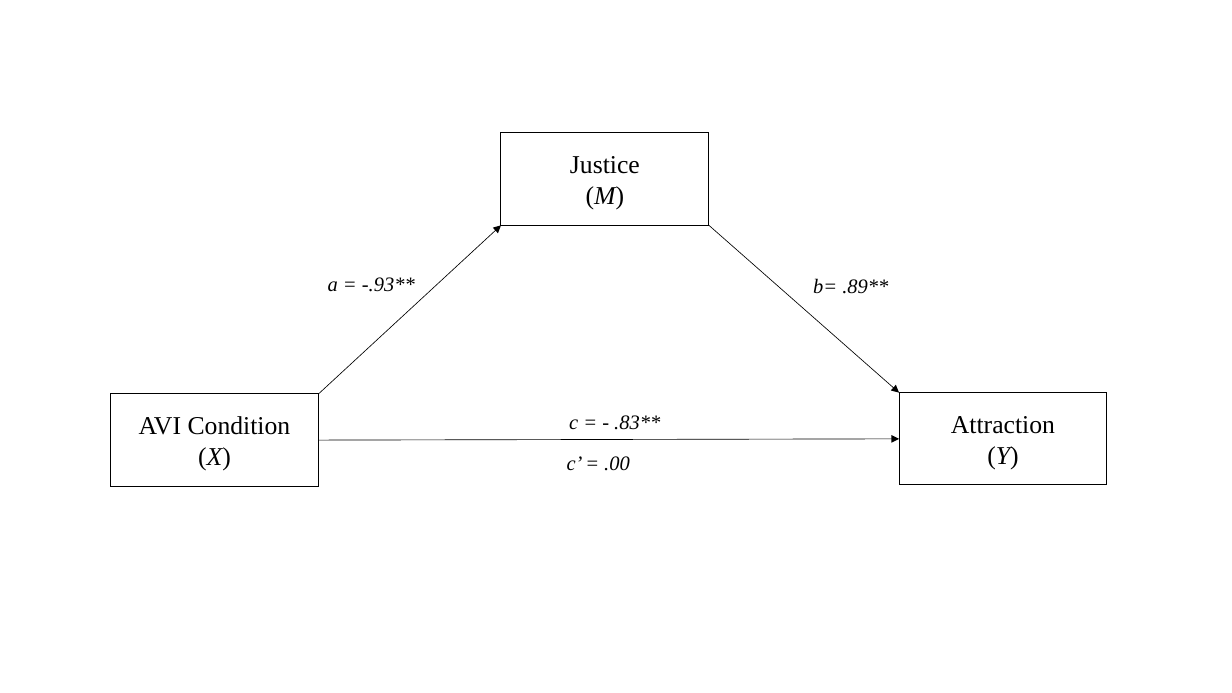
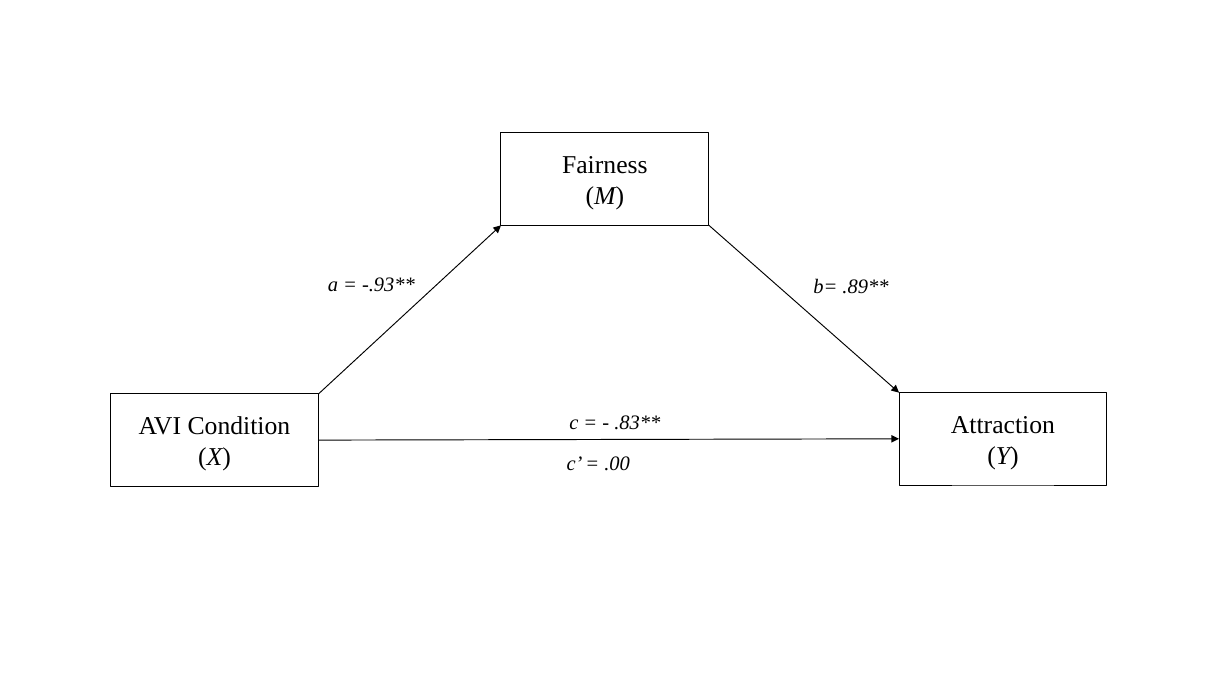
Before and after one commit to cory-moore/AVI_attraction_Rproject, a slide deck: slide 2 of output/mediation.figures.pptx. Drawn at 1232x693 pixels with LibreOffice and Linux fonts; fonts in the diff are those of the drawing. Boxes give left, top, right and bottom in pixels: in the first picture for what was removed or moved away, otherwise in the second. Text is boxed around its words. In the diff, an @@ line names an element or a change of style, - is before the commit and + after.

```diff
--- a/output/mediation.figures.pptx
+++ b/output/mediation.figures.pptx
@@ text in rectangle at (x1=562, y1=156, x2=648, y2=174): text changed @@
-Justice
+Fairness
@@ arrow (319, 394) - (501, 226): stroke #000000 0.5 pt to #000000 0.75 pt @@
@@ arrow (709, 226) - (899, 393): stroke #000000 0.5 pt to #000000 0.75 pt @@
@@ arrow (319, 440) - (899, 439): stroke #000000 0.5 pt to #000000 0.75 pt @@
```
Also in this commit, not shown: 2 other slides changed, 1 other file.
